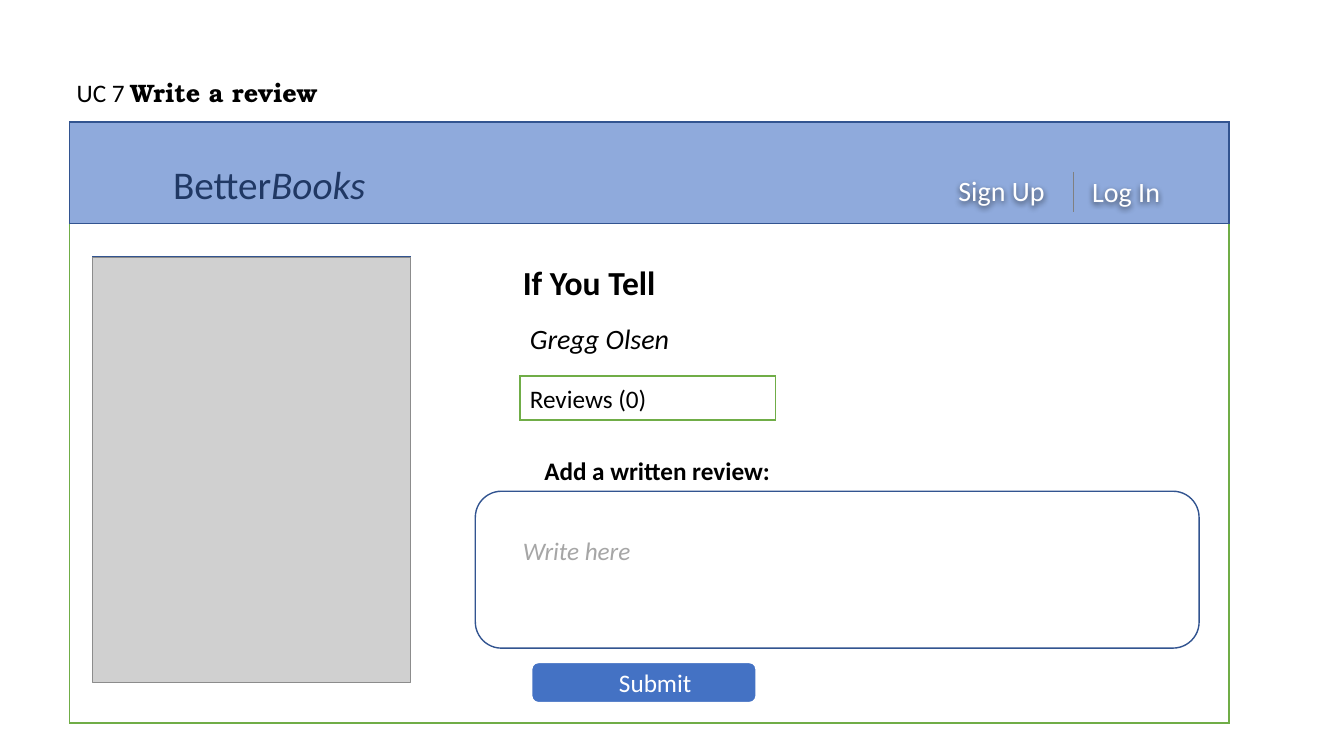
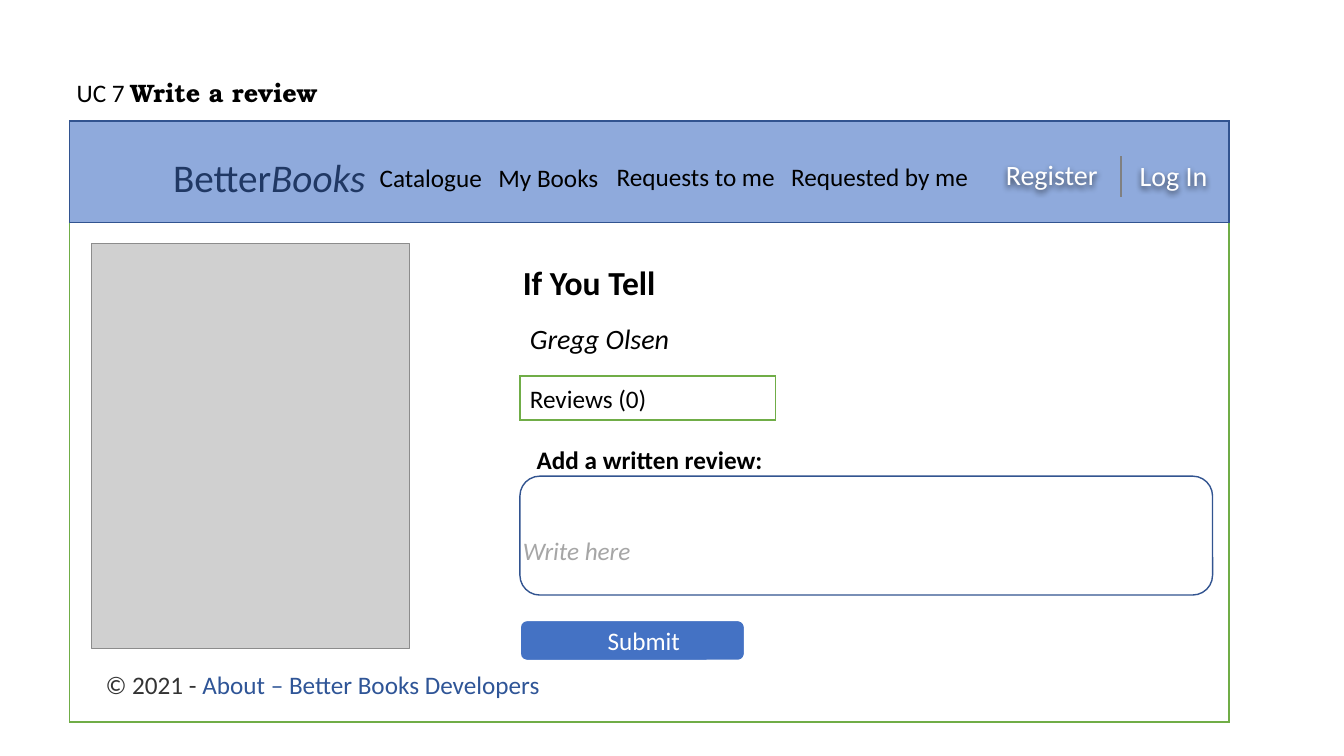
Before and after one commit to kateGalich/capstone, a slide deck: slide 9 of Construction 3/UI Prototypes.pptx. Drawn at 1344x756 pixels with LibreOffice and Linux fonts; fonts in the diff are those of the drawing; grey boxes stand for pictures; background and template pictures are left out. Boxes give left, top, right and bottom in pixels: in the first picture for what was removed or moved away, otherwise in the second. Text is boxed around its words. In the diff, an @@ line names an element or a change of style, - is before the commit and + after.

```diff
--- a/Construction 3/UI Prototypes.pptx
+++ b/Construction 3/UI Prototypes.pptx
@@ text "BetterBooks": place and size @@
-text "BetterBooks" at bbox=[173, 172, 365, 199]
+text "BetterBooks" at bbox=[173, 165, 365, 192]
@@ text added at bbox=[380, 169, 482, 192], 18 pt, text #000000 @@
+Catalogue
@@ text added at bbox=[498, 169, 598, 191], 18 pt, text #000000 @@
+My Books
@@ text added at bbox=[617, 170, 775, 190], 18 pt, text #000000 @@
+Requests to me
@@ text added at bbox=[791, 168, 968, 190], 18 pt, text #000000 @@
+Requested by me
@@ text added at bbox=[1006, 166, 1098, 192], 20 pt, text #FFFFFF @@
+Register
@@ line moved from (1074, 171) - (1074, 213) to (1121, 156) - (1121, 197) @@
@@ text "Log In": place and size @@
-text "Log In" at bbox=[1092, 184, 1160, 208]
+text "Log In" at bbox=[1140, 168, 1208, 193]
@@ text removed at bbox=[958, 182, 1045, 207] @@
-Sign Up
@@ picture: place and size @@
-picture at bbox=[93, 257, 410, 683]
+picture at bbox=[92, 244, 409, 648]
@@ rectangle removed at bbox=[93, 257, 410, 681] @@
@@ text "Add a written review:" rewrapped from bbox=[544, 462, 770, 481] to bbox=[537, 451, 763, 476] @@
@@ rounded rectangle: place and size @@
-rounded rectangle at bbox=[476, 491, 1200, 648]
+rounded rectangle at bbox=[520, 476, 1213, 595]
@@ rounded rectangle "Submit": place and size @@
-rounded rectangle "Submit" at bbox=[531, 662, 756, 703]
+rounded rectangle "Submit" at bbox=[520, 620, 745, 660]
@@ text added at bbox=[132, 676, 540, 698], 18 pt, text #2F5597 @@
+© 2021 - About – Better Books Developers
```
Also in this commit, not shown: 11 other slides changed, 2 slides removed.
